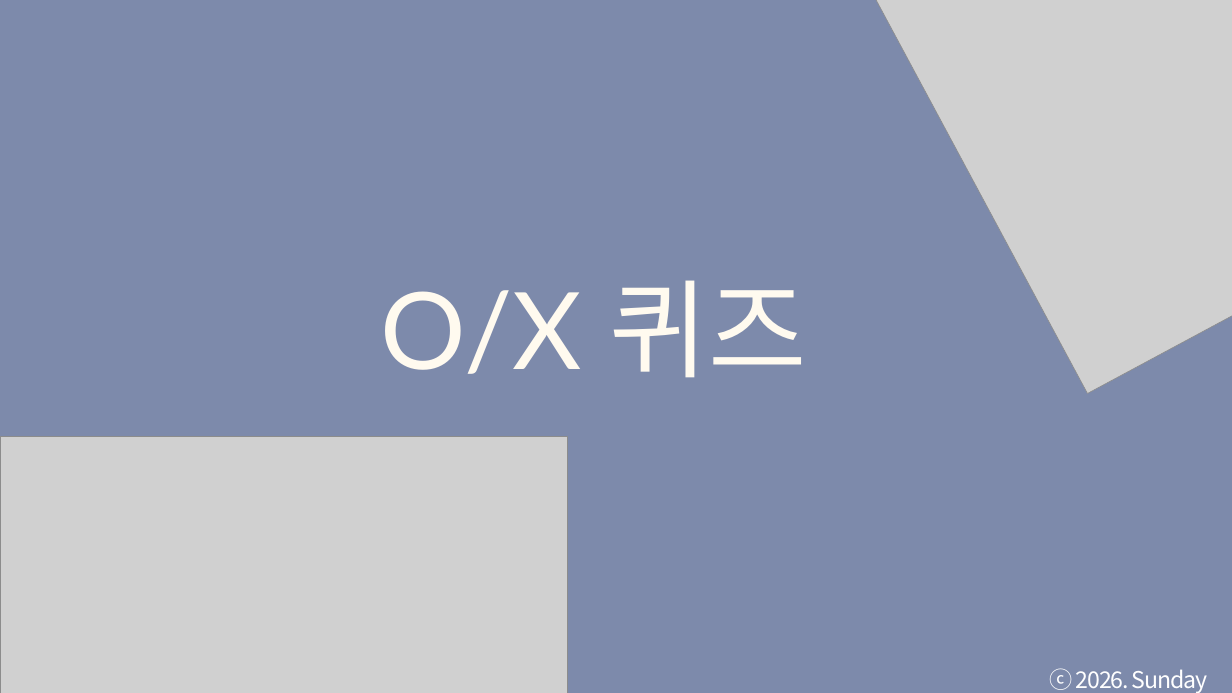
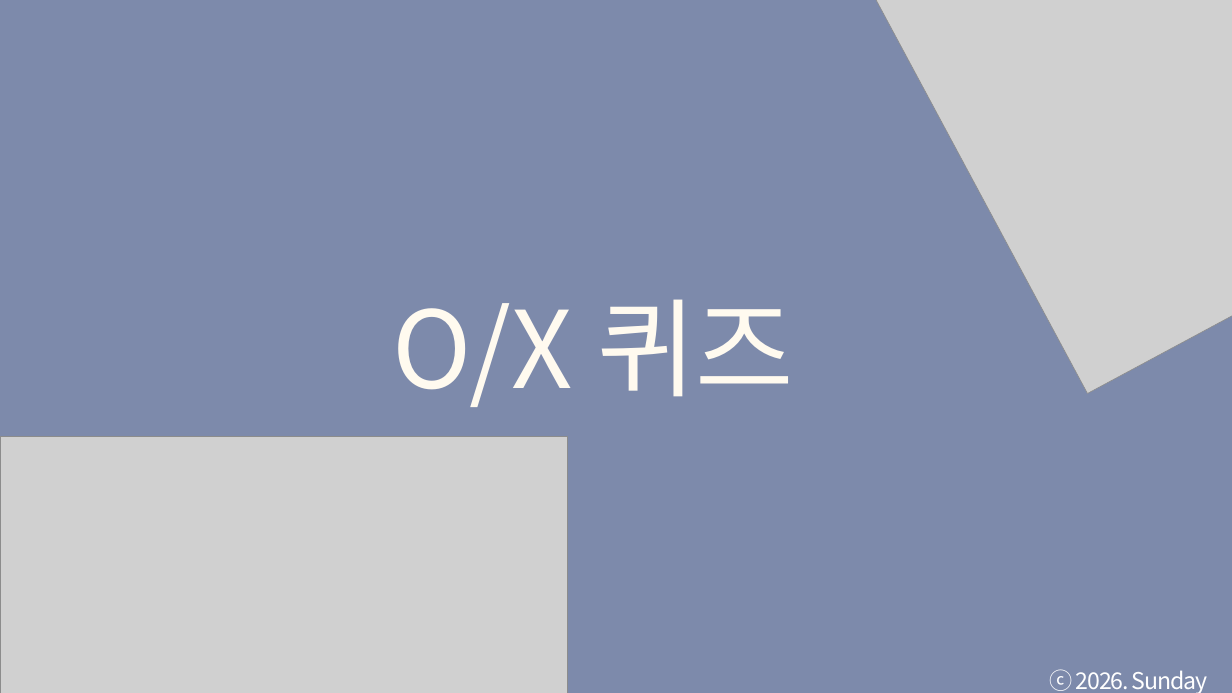
Before and after one commit to tkdgns25300/sunday_play, a slide deck: slide 3 of public/downloads/games/ox-survival/rules.pptx. Drawn at 1232x693 pixels with LibreOffice and Linux fonts; fonts in the diff are those of the drawing; grey boxes stand for pictures. Boxes give left, top, right and bottom in pixels: in the first picture for what was removed or moved away, otherwise in the second. Text is boxed around its words. In the diff, an @@ line names an element or a change of style, - is before the commit and + after.

```diff
--- a/public/downloads/games/ox-survival/rules.pptx
+++ b/public/downloads/games/ox-survival/rules.pptx
@@ text "O/X 퀴즈": place and size @@
-text "O/X 퀴즈" at bbox=[380, 280, 807, 378]
+text "O/X 퀴즈" at bbox=[393, 299, 794, 407]
@@ text "O/X 퀴즈" at bbox=[393, 299, 794, 407]: font Lato to Noto Sans CJK KR @@
```
Also in this commit, not shown: 63 other slides changed, 3 other files.
